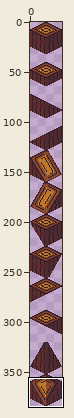
Edited in one commit: pixel-art file (assets/img/main_blocks.aseprite). Above, an overview of the earlier version with the close-up marked.
Close-up. Earlier state:
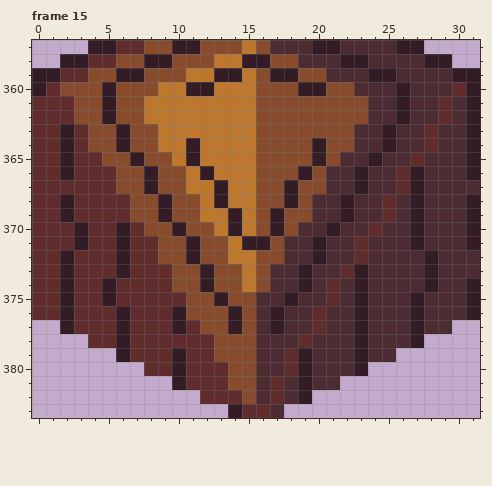
32x384 pixels, 15 frames. Shown: frame 15: x 0..31, y 357..383.
After the commit:
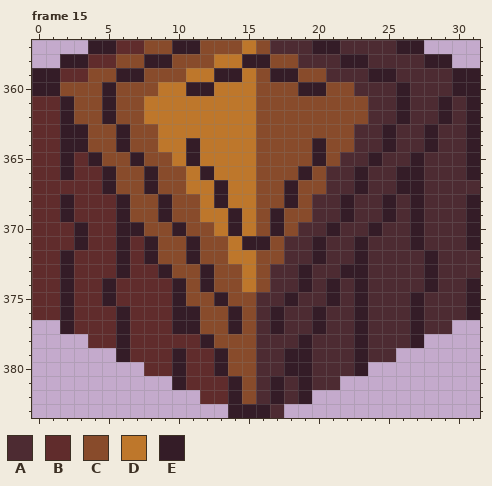
Palette (. is transparent): A #4d2b32  B #602c2c  C #884b2b  D #be772b  E #341c27
The exact change:
Frame 15, layer "Extras":
y 360: x 1 B -> E; x 30 B -> E
y 361..362: x 2 B -> E; x 29 B -> E
y 363..364: x 3 B -> E; x 28 B -> E
y 365: x 4 B -> E; x 27 B -> E
y 366..367: x 5 B -> E; x 26 B -> E
y 368..369: x 6 B -> E; x 25 B -> E
y 370: x 7 B -> E; x 24 B -> E
y 371..372: x 8 B -> E; x 23 B -> E
y 373: x 9 B -> E; x 22 B -> E
y 374: x 10 C -> E; x 21 B -> E
y 375: x 10 B -> E; x 21 B -> E
y 376: x 11 C -> E; x 20 B -> E
y 377: x 11 B -> E; x 20 B -> E
y 378: x 12 B -> E; x 19 B -> E
y 379: x 13 C -> E; x 18 B -> E
y 380: x 13 B -> E; x 18 B -> E
y 381: x 14 C -> E; x 17 B -> E
y 382: x 14 B -> E; x 17 B -> E
y 383: x 15..16 BB -> EE
Boxes around the changes in both close-ups, in picture pixels (x1, y1, x2, y2):
changed: (46, 82, 466, 418)
